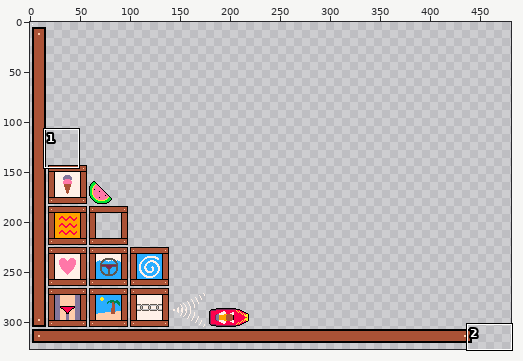
A sprite sheet gets an edit: assets/jsg.png. Above, an overview of the earlier version with the close-up marked.
Close-up. Before the edit:
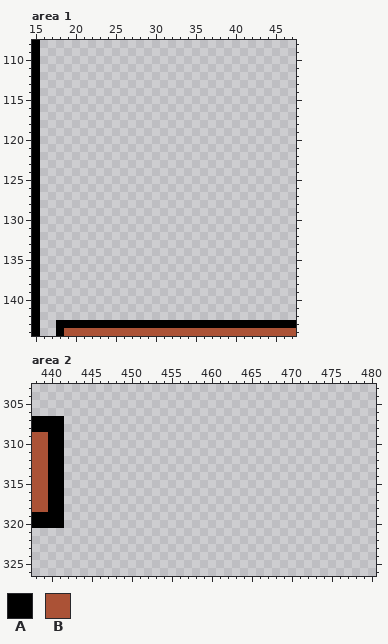
The file is 512x512 pixels. Shown: area 1: x 15..47, y 108..144; area 2: x 438..480, y 303..326. The old version is drawn lined up with the new one. The wide view leaves out empty margins.
Palette (. is transparent): A #000000  B #ab5236
Pixels before, area 1, first column x 15:
108 A................................
109 A................................
110 A................................
111 A................................
112 A................................
113 A................................
114 A................................
115 A................................
116 A................................
117 A................................
118 A................................
119 A................................
120 A................................
121 A................................
122 A................................
123 A................................
124 A................................
125 A................................
126 A................................
127 A................................
128 A................................
129 A................................
130 A................................
131 A................................
132 A................................
133 A................................
134 A................................
135 A................................
136 A................................
137 A................................
138 A................................
139 A................................
140 A................................
141 A................................
142 A................................
143 A..AAAAAAAAAAAAAAAAAAAAAAAAAAAAAA
144 A..ABBBBBBBBBBBBBBBBBBBBBBBBBBBBB
Pixels before, area 2, first column x 438:
307 AAAA
308 AAAA
309 BBAA
310 BBAA
311 BBAA
312 BBAA
313 BBAA
314 BBAA
315 BBAA
316 BBAA
317 BBAA
318 BBAA
319 AAAA
320 AAAA
The same view after the edit:
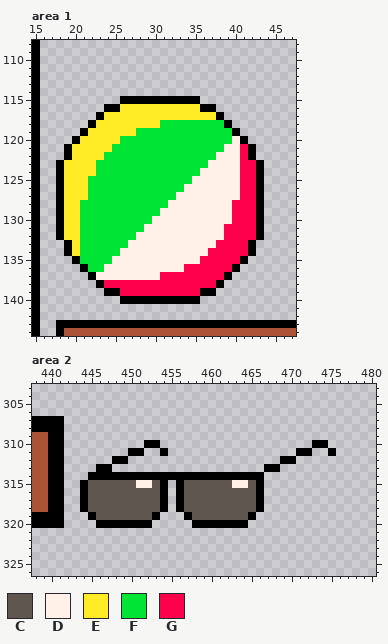
Colours new in this view: C #5f574f  D #fff1e8  E #ffec27  F #00e436  G #ff004d
The exact change:
drawings rearranged on the sheet (the old picture shows each at its new place)
Changed rows in their new state; - is an unchanged pixel.
Area 1:
first column x 18:
115 --------AAAAAAAAAA--------
116 ------AAEEEEEEEEEEAA------
117 -----AEEEEEEEEEEEEEEA-----
118 ----AEEEEEEEEFFFFFFFFA----
119 ---AEEEEEEFFFFFFFFFFFFA---
120 --AEEEEEFFFFFFFFFFFFFFDA--
121 -AEEEEEFFFFFFFFFFFFFFDDGA-
122 -AEEEEFFFFFFFFFFFFFFDDDGA-
123 AEEEEFFFFFFFFFFFFFFDDDDGGA
124 AEEEEFFFFFFFFFFFFFDDDDDGGA
125 AEEEFFFFFFFFFFFFFDDDDDDGGA
126 AEEEFFFFFFFFFFFFDDDDDDDGGA
127 AEEEFFFFFFFFFFFDDDDDDDDGGA
128 AEEFFFFFFFFFFFDDDDDDDDGGGA
129 AEEFFFFFFFFFFDDDDDDDDDGGGA
130 AEEFFFFFFFFFDDDDDDDDDDGGGA
131 AEEFFFFFFFFDDDDDDDDDDGGGGA
132 AEEFFFFFFFDDDDDDDDDDDGGGGA
133 -AEFFFFFFDDDDDDDDDDDGGGGA-
134 -AEFFFFFDDDDDDDDDDDGGGGGA-
135 --AFFFFDDDDDDDDDDDGGGGGA--
136 ---AFFDDDDDDDDDDGGGGGGA---
137 ----ADDDDDDDDGGGGGGGGA----
138 -----AGGGGGGGGGGGGGGA-----
139 ------AAGGGGGGGGGGAA------
140 --------AAAAAAAAAA--------
Area 2:
first column x 444:
310 --------AA-------------------AA-
311 ------AA--A----------------AA--A
312 ----AA-------------------AA-----
313 --AA-------------------AA-------
314 -AAAAAAAAAAAAAAAAAAAAAA---------
315 ACCCCCCDDCA-ACCCCCCDDCA---------
316 ACCCCCCCCCA-ACCCCCCCCCA---------
317 ACCCCCCCCCA-ACCCCCCCCCA---------
318 ACCCCCCCCCA-ACCCCCCCCCA---------
319 -ACCCCCCCA---ACCCCCCCA----------
320 --AAAAAAA-----AAAAAAA-----------
Changed places in both close-ups, as pixel boxes (x1, y1, x2, y2):
added: (56, 96, 264, 304)
added: (80, 440, 336, 528)
